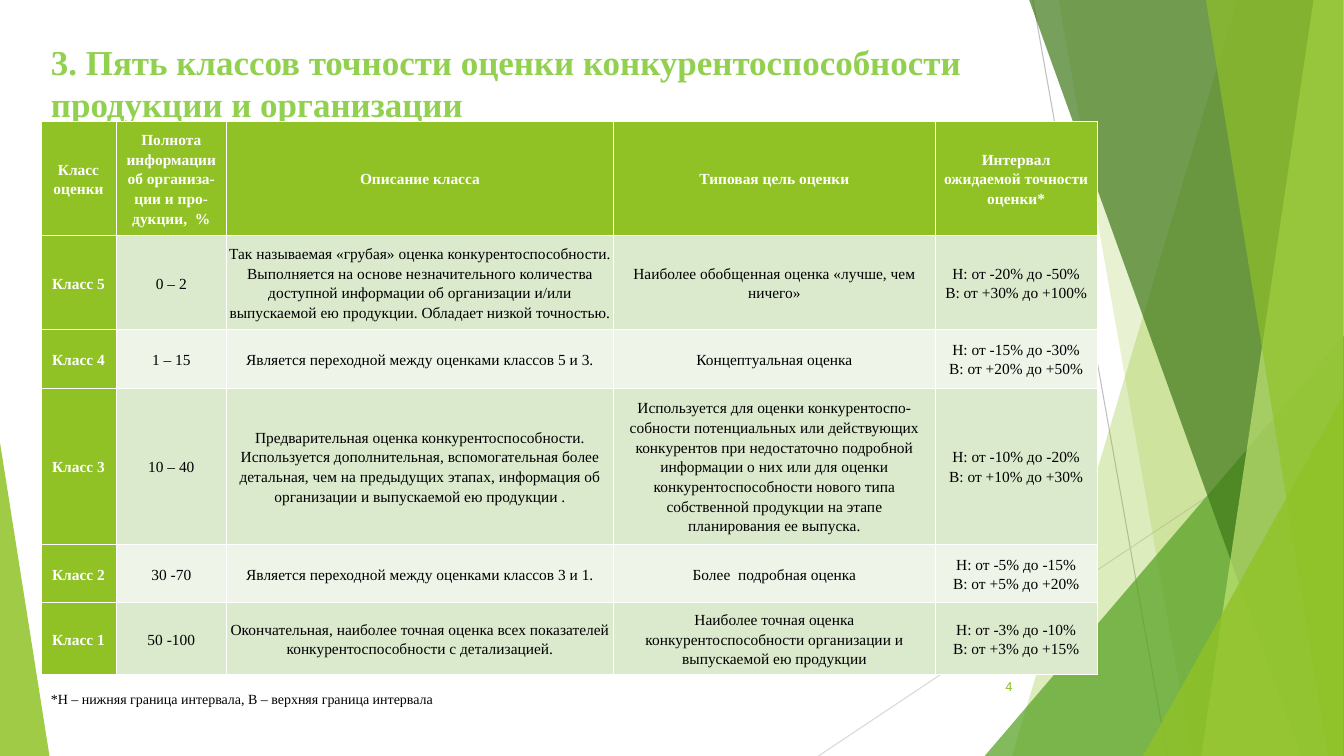
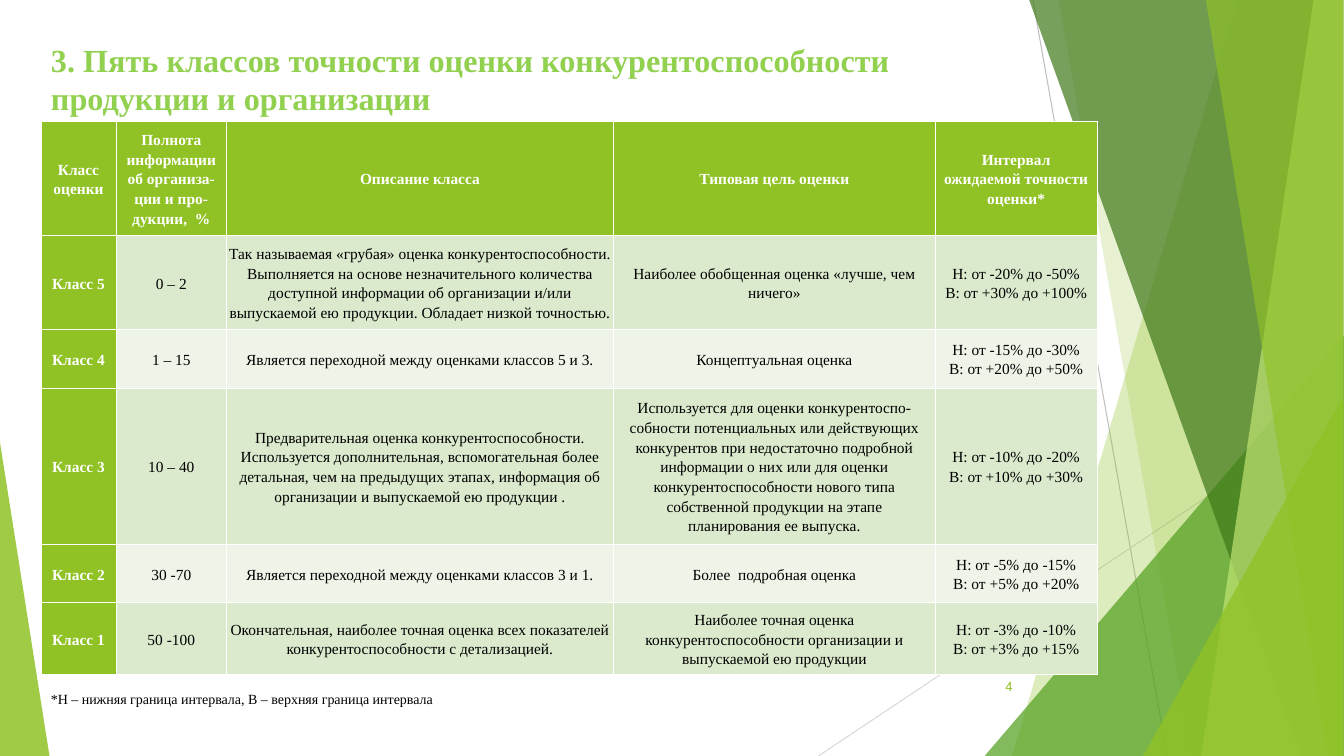
Before and after one commit to ocmsystem/ocmsystem.github.io, a slide deck: slide 4 of files/presentations/OCMSystem_RU.ppt. Drawn at 1344x756 pixels with LibreOffice and Linux fonts; fonts in the diff are those of the drawing. Boxes give left, top, right and bottom in pixels: in the first picture for what was removed or moved away, otherwise in the second. Text is boxed around its words. In the diff, an @@ line names an element or a change of style, - is before the commit and + after.

```diff
--- a/files/presentations/OCMSystem_RU.ppt
+++ b/files/presentations/OCMSystem_RU.ppt
@@ title "3. Пять классов точности оценки ..." at box(51, 49, 889, 117): size 25 to 23 pt @@
```
Also in this commit, not shown: 5 other slides changed, 2 slides removed.
